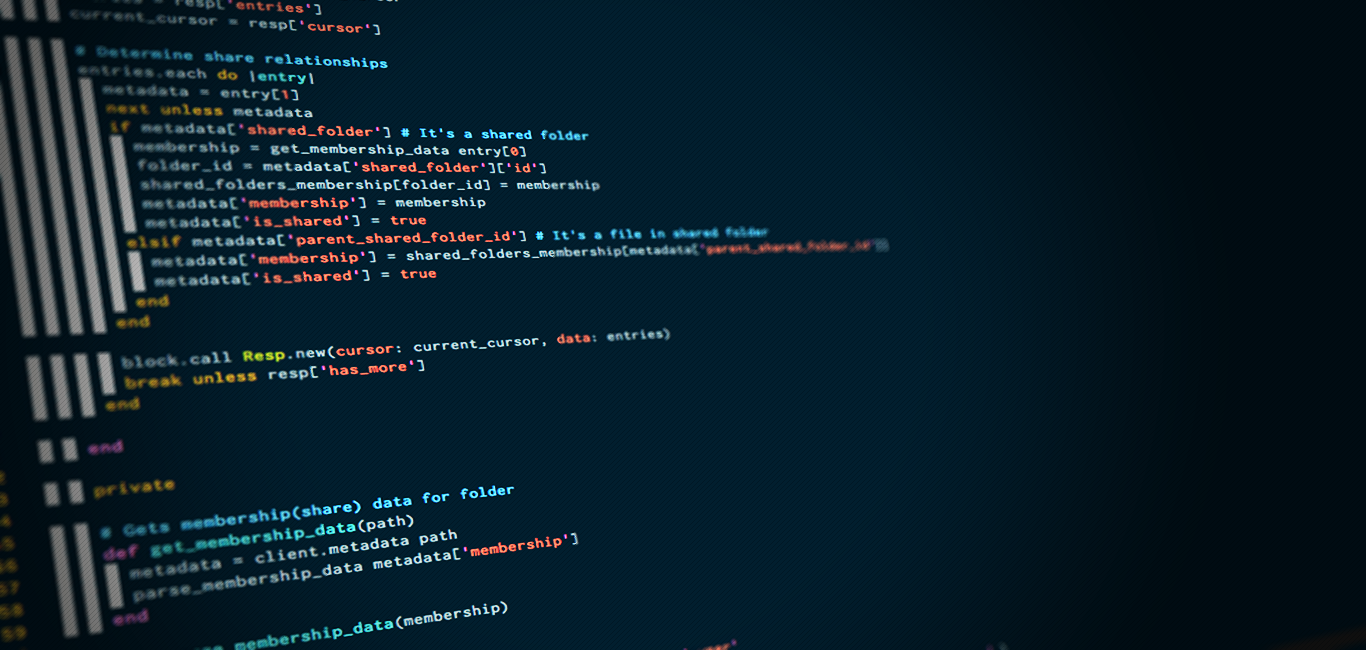
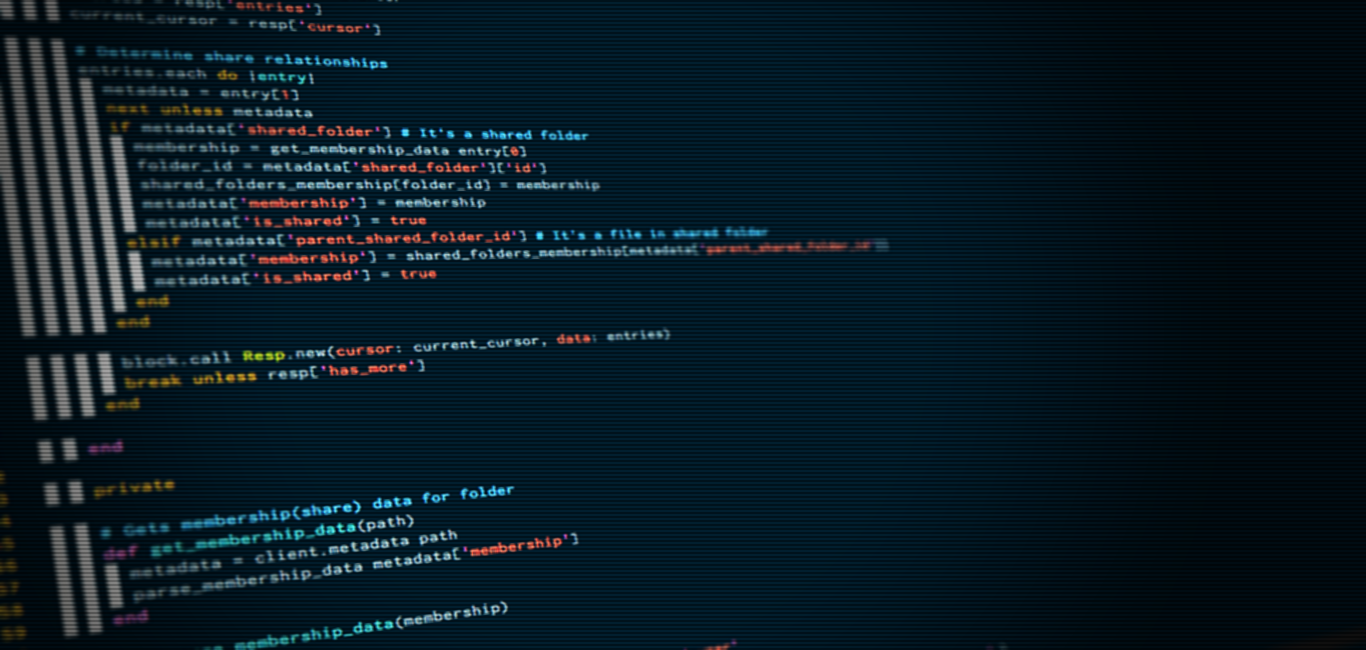
Two versions of the same layered image (w=1366, h=650). Layer-by-layer changes:
hid "Diagonal" over [0, 0, 1366, 650]
showed "Scanlines 4p" over [0, 0, 1366, 650]
painted on "Pic" over [0, 0, 1366, 650]
